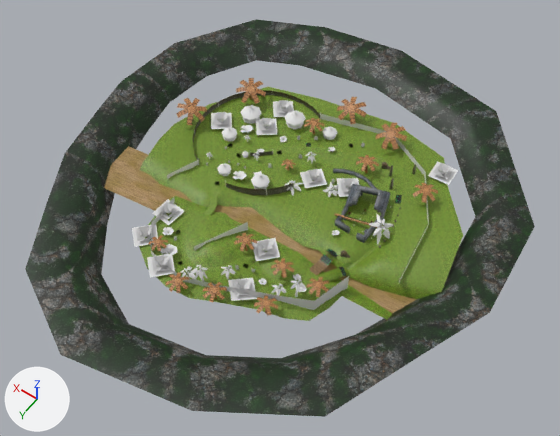
Renders of the Blender file media/trunk/tracks/jungle/jungle.blend from each side of a commit.
Camera for both pictures: a camera (50 mm lens) standing at (-430.0, 697.0, 1221.0) and looking at (131.0, -88.0, -12.0). The axes (+X, +Y, +Z) are drawn at lower left. The lights are the same throughout. The older version comes first.

In view in the first picture: 'BorderRock.001', 'Circle', 'Cube', 'Cube.004', 'Seabed', 'a.001', 'a.002', 'bush2.005' and 52 more.
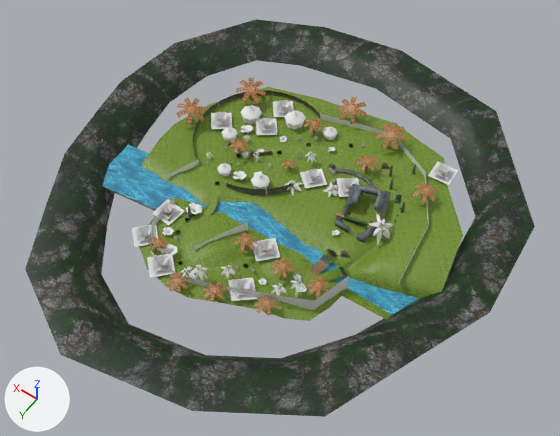
Not visible in the pictures: 'NicePlant6.025', 'Plane.012', 'Plane.010', 'Cube.029', 'Cube.028', 'Cube.027', 'Rock.002', 'Plane.011'.

Changed parts and their boxes [x1, y1, x2, y2] in the pictures (560 x 436 px):
'River', shown
    after: [102, 145, 419, 314]
'PalmTree.015', added
    after: [229, 138, 250, 155]
'NicePlant6.028', added
    after: [186, 202, 202, 215]
'obelisk1.004', added
    after: [188, 207, 192, 218]
'Rock.001', added
    after: [329, 163, 335, 173]
'Seabed', unchanged, covered by the edit
    before: [104, 146, 417, 313]
    after: [104, 187, 155, 211]

The change, as a list of edits to the scene's bpy script:
```text
Change ob_river:
    remove ob_river.hide_viewport = True
Add ob_plane_011:
    ob_plane_011 = bpy.data.objects.new('Plane.011', me_plane_035)  # 56 vertices, 26 faces; spans x -1.3..3.07, y -11.48..-3.06, z -3.76..4.67; in mat_ants_png (picture img_ants_png)
    ob_plane_011.location = (263.0, 37.0, 15.0)
Add ob_rock_001:
    ob_rock_001 = bpy.data.objects.new('Rock.001', me_mesh_000)  # 82 vertices, 138 faces; spans x -11.4..6.8, y -9.4..15.7, z -3.3..10.7; in mat_mossy_stone2_png_001 (picture img_mossy_stone2_png_001)
    ob_rock_001.location = (112.0, -249.0, 6.0)
Add ob_obelisk1_000:
    ob_obelisk1_000 = bpy.data.objects.new('obelisk1.000', me_mesh_1076.copy())  # the mesh of ob_obelisk1_001
    ob_obelisk1_000.location = (-68.0, -228.0, 8.0)
Add ob_rock_002:
    ob_rock_002 = bpy.data.objects.new('Rock.002', me_mesh_3831)  # 41 vertices, 69 faces; spans x -11.39..-3.91, y 7.94..15.67, z -1.66..4.74; in mat_mossy_stone2_png_001 (picture img_mossy_stone2_png_001)
    ob_rock_002.location = (300.0, -170.0, 11.0)
Add ob_obelisk1_004:
    ob_obelisk1_004 = bpy.data.objects.new('obelisk1.004', me_mesh_1076.copy())  # the mesh of ob_obelisk1_001
    ob_obelisk1_004.location = (266.0, 28.0, 12.0)
Add ob_cube_027:
    ob_cube_027 = bpy.data.objects.new('Cube.027', me_cube_004.copy())  # the mesh of ob_cube_009
    ob_cube_027.location = (266.0, 34.0, 15.0)
    ob_cube_027.rotation_euler = (0.0, 0.0, -0.829)  # degrees (0, 0, -47)
    ob_cube_027.scale = (1.3, 1.3, 1.3)
Add ob_cube_028:
    ob_cube_028 = bpy.data.objects.new('Cube.028', me_cube_004.copy())  # the mesh of ob_cube_009
    ob_cube_028.location = (269.0, 35.0, 13.0)
    ob_cube_028.rotation_euler = (0.0, 0.0, -1.724)  # degrees (0, 0, -99)
    ob_cube_028.scale = (1.46, 1.46, 1.46)
Add ob_cube_029:
    ob_cube_029 = bpy.data.objects.new('Cube.029', me_cube_004.copy())  # the mesh of ob_cube_009
    ob_cube_029.location = (264.0, 32.0, 13.0)
    ob_cube_029.rotation_euler = (0.0, 0.0, -1.466)  # degrees (0, 0, -84)
    ob_cube_029.scale = (1.46, 1.46, 1.46)
Add ob_plane_010:
    ob_plane_010 = bpy.data.objects.new('Plane.010', me_plane_003.copy())  # the mesh of ob_plane_002
    ob_plane_010.location = (263.0, 37.0, 13.0)
    ob_plane_010.rotation_euler = (0.0, 0.0, 0.392)  # degrees (0, 0, 22)
    ob_plane_010.scale = (4.2, 4.2, 4.2)
Add ob_plane_012:
    ob_plane_012 = bpy.data.objects.new('Plane.012', me_plane_003.copy())  # the mesh of ob_plane_002
    ob_plane_012.location = (261.0, 22.0, 13.0)
    ob_plane_012.rotation_euler = (0.0, 0.0, 0.392)  # degrees (0, 0, 22)
    ob_plane_012.scale = (4.2, 4.2, 4.2)
Add ob_niceplant6_025:
    ob_niceplant6_025 = bpy.data.objects.new('NicePlant6.025', me_grasstall.copy())  # the mesh of ob_niceplant6_001
    ob_niceplant6_025.location = (109.0, -238.0, 6.0)
    ob_niceplant6_025.rotation_euler = (0.0, 0.0, 14.55)  # degrees (0, 0, 114)
    ob_niceplant6_025.scale = (4.01, 4.01, 4.01)
Add ob_palmtree_015:
    ob_palmtree_015 = bpy.data.objects.new('PalmTree.015', me_plane_011.copy())  # the mesh of ob_palmtree
    ob_palmtree_015.location = (289.0, -163.0, 42.0)
    ob_palmtree_015.rotation_euler = (0.209, 0.0, 1.572)  # degrees (12, 0, 90)
    ob_palmtree_015.scale = (3.75, 3.75, 3.75)
Add ob_niceplant6_028:
    ob_niceplant6_028 = bpy.data.objects.new('NicePlant6.028', me_grasstall_001.copy())  # the mesh of ob_niceplant6_014
    ob_niceplant6_028.location = (265.0, 16.0, 9.0)
    ob_niceplant6_028.rotation_euler = (-0.0606, 0.102, 14.78)  # degrees (-3.5, 5.8, 127)
    ob_niceplant6_028.scale = (7.9, 7.9, 7.9)
```
